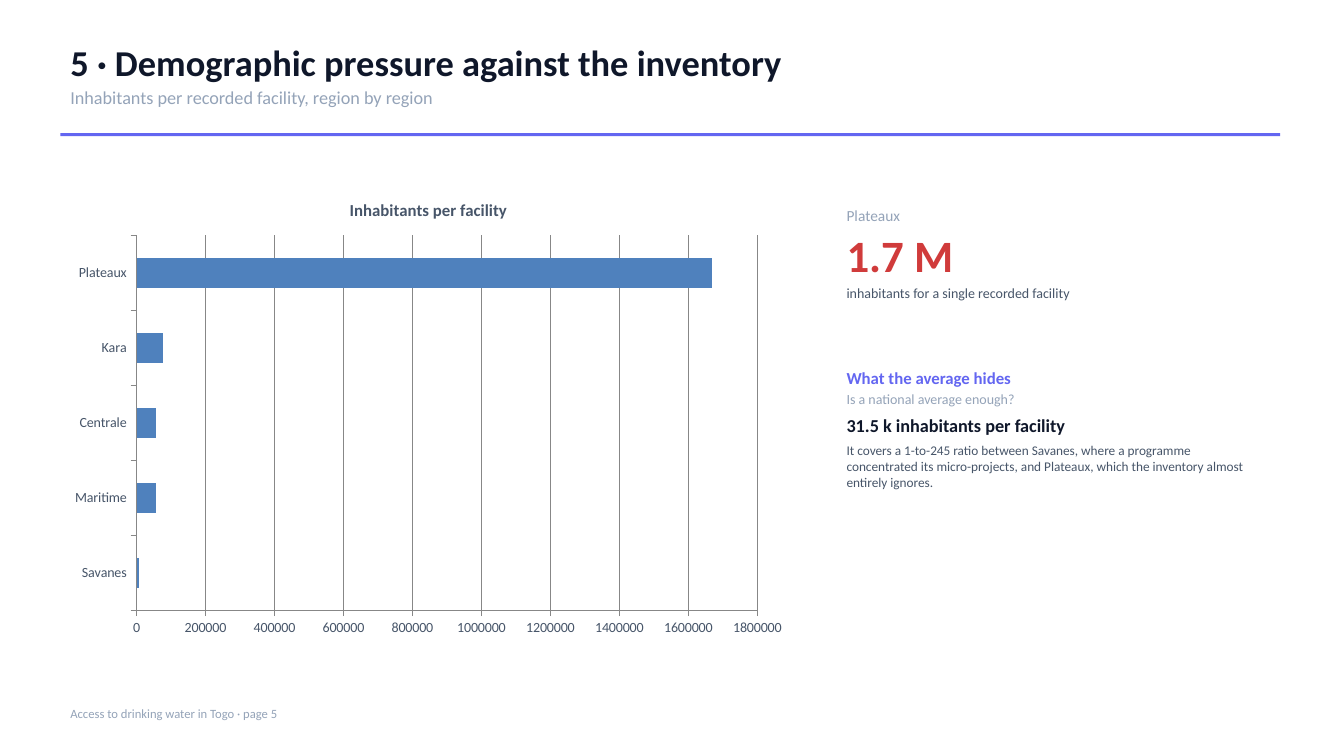
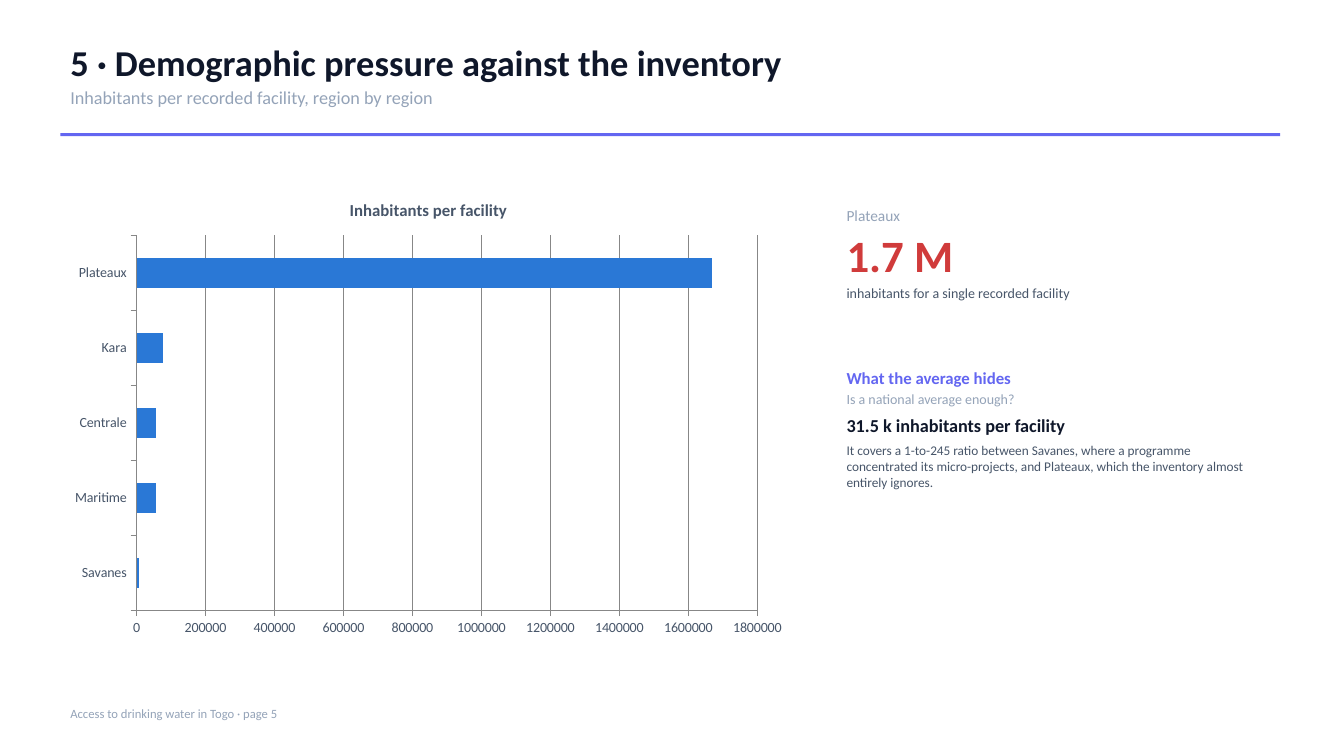
Before and after one commit to Bernardpip/data_lab_challenges, a slide deck: slide 5 of Togo-environnement-hydrolique/rapport/Togo_Water_Sanitation_Report.pptx. Drawn at 1344x756 pixels with LibreOffice and Linux fonts; fonts in the diff are those of the drawing. Boxes give left, top, right and bottom in pixels: in the first picture for what was removed or moved away, otherwise in the second. Text is boxed around its words. In the diff, an @@ line names an element or a change of style, - is before the commit and + after.

```diff
--- a/Togo-environnement-hydrolique/rapport/Togo_Water_Sanitation_Report.pptx
+++ b/Togo-environnement-hydrolique/rapport/Togo_Water_Sanitation_Report.pptx
@@ bar chart at [60, 181, 797, 645] @@
@@ colour of Inhabitants per facility #4F81BD to #2A78D6 @@
```
Also in this commit, not shown: 6 other slides changed, 7 other files.
